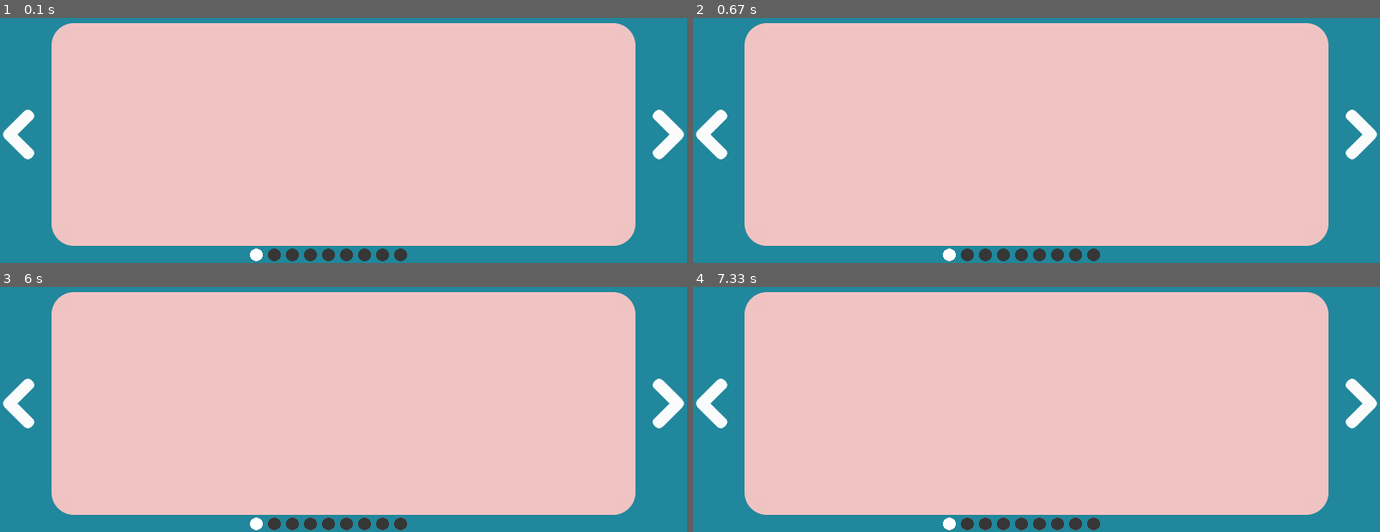
Above: before the commit, frames 1-4 (two rows, left to right).
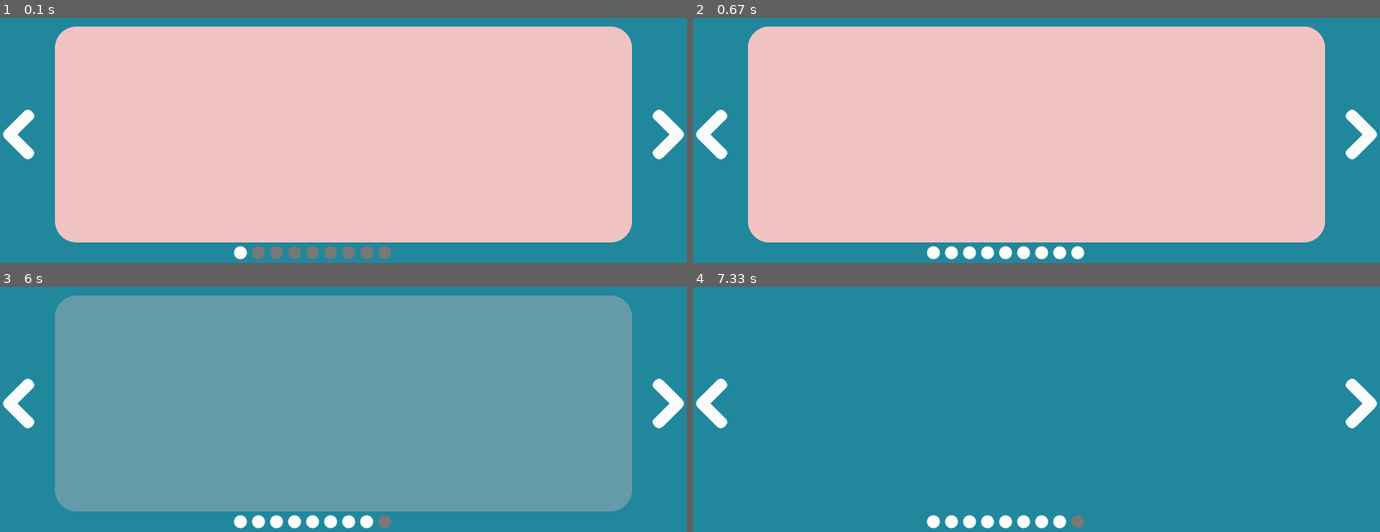
Above: after the commit, the same moments.

Repository: anxuae/pygame-imslider
Game: pygame game, started from pygame_imslider/examples/fade.py
The game is run twice, just before and just after one commit, with the same random seed, the same clock (stepped at 60 frames per second) and the same inputs.
Inputs (mouse positions are in pixels of both pictures, inside the frame that each line leads up to):
- Up to frame 1 (0.1 s): no input
- Up to frame 2 (0.67 s): press the mouse at (1077, 253) at 0.37 s; move the mouse to (1132, 152) at 0.47 s; release the mouse at (1187, 54) at 0.6 s
- Up to frame 3 (6 s): click (487, 370) at 1.22 s; press the mouse at (13, 404) at 1.53 s; move the mouse to (103, 443) at 1.63 s; release the mouse at (192, 483) at 1.77 s; press the mouse at (240, 522) at 2.37 s; move the mouse to (329, 424) at 2.47 s; release the mouse at (419, 328) at 2.6 s; click (673, 404) at 3.22 s; press the mouse at (329, 522) at 4.03 s; move the mouse to (343, 502) at 4.13 s; release the mouse at (357, 485) at 4.27 s; press the mouse at (364, 522) at 4.87 s; move the mouse to (467, 460) at 4.97 s; release the mouse at (563, 397) at 5.1 s; press the mouse at (364, 522) at 5.7 s; move the mouse to (384, 451) at 5.8 s; release the mouse at (405, 380) at 5.93 s
- Up to frame 4 (7.33 s): no input

The runs differ from the first frame. In frame 1, 4.3% of the frame differs, in the area x 7-93%, y 2-100%; in frame 2, 4.2%; in frame 3, 78%; in frame 4, 78%.

Commit message:
Add active page indication

Diff:
--- a/pygame_imslider/examples/default.py
+++ b/pygame_imslider/examples/default.py
@@ -11,7 +11,7 @@
     print('Current index : %s' % index)
 
 
-def main(test=False, images=[], parameters={}):
+def main(test=False, images=[], parameters={}, resize=False):
     """ Main program.
 
     :param test: Indicate function is being tested
@@ -21,7 +21,10 @@
 
     # Init pygame
     pygame.init()
-    screen = pygame.display.set_mode((800, 300))
+    if resize:
+        screen = pygame.display.set_mode((800, 300), pygame.RESIZABLE)
+    else:
+        screen = pygame.display.set_mode((800, 300))
     screen.fill((178, 123, 200))
 
     # Create keyboard
--- a/pygame_imslider/layouts.py
+++ b/pygame_imslider/layouts.py
@@ -7,7 +7,7 @@
 
 class SlidesLayout(pygame.sprite.LayeredDirty):
 
-    def __init__(self, per_page, focus, padding=20):
+    def __init__(self, per_page, focus, padding=24):
         super(SlidesLayout, self).__init__()
         self.slides = []
         self.rect = pygame.Rect((0, 0), (10, 10))
@@ -192,7 +192,12 @@
             last_pos_x = slide.rect.right + self.padding
 
         sprites = self.get_x_ordered_slides()
-        step = sprites.index(current) - sprites.index(self.slides[self.selection])
+        current_idx = sprites.index(current)
+        selected_idx = sprites.index(self.slides[self.selection])
+        if current_idx <= selected_idx:
+            step = current_idx - selected_idx
+        else:
+            step = current_idx - len(sprites) + selected_idx
 
         # Clone slides to complete the sprites list
         right_hidden = len(sprites[sprites.index(visibles[-1]) + 1:])
--- a/pygame_imslider/renderers.py
+++ b/pygame_imslider/renderers.py
@@ -1,7 +1,6 @@
 # -*- coding: utf-8 -*-
 
 import pygame
-from pygame import gfxdraw
 
 
 def colorize(image, color):
@@ -111,7 +110,7 @@
         """VKeyboardStyle default constructor.
 
         Some parameters take a list of color tuples, one per state.
-        The states are: (released, pressed)
+        The states are: (default, pressed, selected)
 
         :param arrow_color: RGB tuple for arrow color (one tuple per state)
         :param dot_color: RGB tuple for dot color (one tuple per state)
@@ -148,22 +147,30 @@
             surface.fill(self.background_color)
         surface.blit(scaled, scaled.get_rect(center=surface.get_rect().center))
 
-    def draw_dot(self, surface, selected):
+    def draw_dot(self, surface, image, selected, pressed):
         """Draw a dot.
 
         :param surface: surface background should be drawn in
         :type surface: :py:class:`pygame.Surface`
-        :param selected: the slide is selected/focused
+        :param selected: the dot is selected/focused
         :type selected: bool
-        """
-        rect = surface.get_rect()
-        if selected:
-            color = self.dot_color[1]
-        else:
-            color = self.dot_color[0]
-        # Because anti-aliased filled circle doesn't exist
-        gfxdraw.aacircle(surface, rect.centerx, rect.centery, int(rect.width * 0.9 // 2), color)
-        gfxdraw.filled_circle(surface, rect.centerx, rect.centery, int(rect.width * 0.9 // 2), color)
+        :param pressed: the dote is pressed
+        :type pressed: bool
+        """
+        if pressed:
+            dot = colorize(image, self.dot_color[1])
+        elif selected:
+            dot = colorize(image, self.dot_color[2])
+        else:
+            dot = colorize(image, self.dot_color[0])
+        fit_to_rect = dot.get_rect().fit(surface.get_rect())
+        fit_to_rect.center = surface.get_rect().center
+        scaled = pygame.transform.smoothscale(dot, fit_to_rect.size)
+        if self.background_color is None:
+            surface.fill((255, 255, 255, 0))
+        else:
+            surface.fill(self.background_color)
+        surface.blit(scaled, scaled.get_rect(center=surface.get_rect().center))
 
     def draw_slide(self, surface, image, selected):
         """Draw a slide.
@@ -198,7 +205,7 @@
 
 ImSliderRenderer.DEFAULT = ImSliderRenderer(
     arrow_color=((255, 255, 255), (54, 54, 54)),
-    dot_color=((54, 54, 54), (255, 255, 255)),
+    dot_color=((120, 120, 120), (54, 54, 54), (255, 255, 255)),
     slide_color=(242, 195, 195),
     selection_color=(245, 95, 76),
     background_color=(32, 135, 156),
@@ -206,7 +213,7 @@
 
 ImSliderRenderer.DARK = ImSliderRenderer(
     arrow_color=((182, 183, 184), (124, 183, 62)),
-    dot_color=((124, 183, 62), (182, 183, 184)),
+    dot_color=((180, 220, 130), (124, 183, 62), (182, 183, 184)),
     slide_color=(255, 255, 255),
     selection_color=(124, 183, 62),
     background_color=(0, 0, 0),
--- a/pygame_imslider/slider.py
+++ b/pygame_imslider/slider.py
@@ -7,6 +7,8 @@
 from .sprites import Background, Arrow, Slide, Dot
 from .renderers import ImSliderRenderer
 
+HERE = osp.dirname(osp.abspath(__file__))
+
 # Joystick controls
 JOYHAT_UP = (0, 1)
 JOYHAT_LEFT = (-1, 0)
@@ -29,17 +31,17 @@
     :type size: tuple
     :param stype: determine a slider type
     :type stype: str
-    :param per_page: determine how many slides should be displayed per page. In
-                     "fade" stype, this option is ignored.
+    :param per_page: determine how many slides should be displayed per page. If
+                     stype=STYPE_FADE, this option is ignored.
     :type per_page: int
     :param per_move: determine how many slides should be moved when a slider goes
-                     to next or perv. In "fade" stype, this option is ignored.
+                     to next or perv. If stype=STYPE_FADE, this option is ignored.
     :type per_move: int
     :param focus: determine which slide should be focused if there are multiple
                   slides in a page. A string "center" is acceptable for centering slides.
     :type focus: bool or str
     :param rewind: whether to rewind a slider before the first slide or after the
-                   last one. In "loop" stype, this option is ignored.
+                   last one. If stype=STYPE_LOOP, this option is ignored.
     :type rewind: bool
     :param speed: transition duration in seconds.
     :type speed: int
@@ -50,7 +52,7 @@
     """
 
     def __init__(self, size, stype=STYPE_SLIDE, per_page=1, per_move=0, focus=True,
-                 rewind=False, speed=0.5, renderer=ImSliderRenderer.DEFAULT, callback=None):
+                 rewind=False, speed=0.4, renderer=ImSliderRenderer.DEFAULT, callback=None):
         self._per_page = per_page
         self._per_move = per_move
         self.clock = pygame.time.Clock()
@@ -71,9 +73,8 @@
         self.renderer = renderer
         self.background = Background(self.renderer)
 
-        here = osp.dirname(osp.abspath(__file__))
-        self.arrows = (Arrow(osp.join(here, "left.png"), self.renderer),
-                       Arrow(osp.join(here, "right.png"), self.renderer))
+        self.arrows = (Arrow(osp.join(HERE, "left.png"), self.renderer),
+                       Arrow(osp.join(HERE, "right.png"), self.renderer))
         self.pressed_repeat_time = 0.4
 
         self.sprites = pygame.sprite.LayeredDirty()
@@ -107,28 +108,53 @@
         self.layout.set_selection(pos=0)
 
         self.sprites.remove_sprites_of_layer(2)
+        self.setup_pagination()
+
+        self.update_arrows()
+        self.update_pages()
+
+    def set_eraser(self, surface):
+        """Setup the surface used to hide/clear the slider.
+        """
+        self.eraser = surface.copy()
+        self.sprites.clear(surface, self.eraser)
+        self.layout.clear(surface, self.background.image)
+
+    def setup_pagination(self):
+        """Setup pagination indication (one dot per page).
+        """
         nbr_pages = int(math.ceil(len(self.layout.slides) / self.per_page))
         x_margin = 5
         x = self.background.rect.centerx - (nbr_pages * self.layout.padding + (nbr_pages - 1) * x_margin) // 2
-        y_margin = 2
+        y_margin = 4
         y = self.background.rect.bottom - self.layout.padding + y_margin
-        side = self.layout.padding - 2 * y_margin
-        for i in range(nbr_pages):
-            dot = Dot(self.renderer)
-            dot.set_size(side, side)
+        dot_radius = self.layout.padding - 2 * y_margin
+        dots = self.sprites.get_sprites_from_layer(2)
+
+        # Update size of existing dots
+        for dot in dots:
+            dot.set_size(dot_radius, dot_radius)
             dot.set_position(x, y)
+            x += dot.rect.width + x_margin
+
+        # Add missing dots
+        for i in range(max(0, nbr_pages - len(dots))):
+            dot = Dot(osp.join(HERE, "dot.png"), self.renderer)
             self.sprites.add(dot, layer=2)
+            dot.set_size(dot_radius, dot_radius)
+            dot.set_position(x, y)
             x += dot.rect.width + x_margin
 
-        self.update_arrows()
-        self.update_dots()
-
-    def set_eraser(self, surface):
-        """Setup the surface used to hide/clear the slider.
-        """
-        self.eraser = surface.copy()
-        self.sprites.clear(surface, self.eraser)
-        self.layout.clear(surface, self.background.image)
+    def get_page_at(self, position):
+        """Retrieve if any page-dot is located at the given position.
+
+        :param position: position to check key at.
+        :return: page index if any at the given position, None otherwise.
+        """
+        for sprite in self.sprites.get_sprites_at(position):
+            if isinstance(sprite, Dot):
+                return self.sprites.get_sprites_from_layer(2).index(sprite)
+        return None
 
     def get_rect(self):
         """Return slider rect."""
@@ -140,13 +166,17 @@
 
     def set_index(self, index):
         """Set the current index."""
-        assert 0 <= index < len(self.layout.slides)
+        assert 0 <= index < len(self.layout.slides), "Invalid index '{}'".format(index)
         current = self.layout.selection
         self.layout.set_selection(pos=index)
         if current < index:
             self.layout.got_to_selection_forward(self.speed, self.focus == 'center')
         else:
             self.layout.got_to_selection_backward(self.speed, self.focus == 'center')
+        self.update_arrows()
+        self.update_pages()
+        if self.callback:
+            self.callback(self.layout.selection)
 
     def set_size(self, width, height):
         """Resize the images slider according to the given size.
@@ -172,6 +202,8 @@
         self.layout.set_position(self.background.rect.x + arrow_width, self.background.rect.y)
         self.layout.set_size(self.size[0] - 2 * arrow_width, self.size[1])
 
+        self.setup_pagination()
+
         if self.sprites.get_clip() != self.background.rect:
             # Changing the clipping area will force update of all
             # sprites without using "dirty mechanism"
@@ -245,6 +277,11 @@
                 elif self.arrows[1].visible and self.arrows[1].rect.collidepoint(event.pos):
                     self.on_next()
 
+                page = self.get_page_at(event.pos)
+                if page is not None:
+                    print(page)
+                    self.set_index(self.per_page * page)
+
             elif event.type == pygame.FINGERDOWN:
                 display_size = pygame.display.get_surface().get_size()
                 finger_pos = (event.x * display_size[0], event.y * display_size[1])
@@ -252,6 +289,10 @@
                     self.on_previous()
                 elif self.arrows[1].visible and self.arrows[1].rect.collidepoint(finger_pos):
                     self.on_next()
+
+                page = self.get_page_at(event.pos)
+                if page is not None:
+                    self.set_index(self.per_page * page)
 
             elif event.type == pygame.JOYHATMOTION:
                 if self.arrows[0].visible and event.value == JOYHAT_LEFT:
@@ -282,7 +323,7 @@
             if self.layout.selection != self.layout.last_idx and not self.arrows[1].visible:
                 self.arrows[1].visible = 1
 
-    def update_dots(self):
+    def update_pages(self):
         """Update pages indication.
         """
         current_page = self.layout.selection // self.per_page + 1
@@ -311,7 +352,7 @@
             self.layout.got_to_selection_backward(self.speed, self.focus == 'center')
 
         self.update_arrows()
-        self.update_dots()
+        self.update_pages()
         if self.callback:
             self.callback(self.layout.selection)
 
@@ -332,6 +373,6 @@
             self.layout.got_to_selection_forward(self.speed, self.focus == 'center')
 
         self.update_arrows()
-        self.update_dots()
+        self.update_pages()
         if self.callback:
             self.callback(self.layout.selection)
--- a/pygame_imslider/sprites.py
+++ b/pygame_imslider/sprites.py
@@ -143,12 +143,18 @@
 
 class Dot(pygame.sprite.DirtySprite):
 
-    def __init__(self, renderer):
+    image_source = None
+
+    def __init__(self, dot_path, renderer):
         super(Dot, self).__init__()
         self.renderer = renderer
+        self.pressed = 0
         self.selected = 0
         self.rect = pygame.Rect((0, 0), (10, 10))
         self.image = pygame.Surface(self.rect.size, pygame.SRCALPHA, 32)
+        if not Dot.image_source:
+            # Load image only one time to save memory
+            Dot.image_source = pygame.image.load(dot_path)
 
     def set_position(self, x, y):
         """Set the dot position.
@@ -173,7 +179,7 @@
         if self.rect.size != (width, height):
             self.rect.size = (width, height)
             self.image = pygame.Surface(self.rect.size, pygame.SRCALPHA, 32)
-            self.renderer.draw_dot(self.image, self.selected)
+            self.renderer.draw_dot(self.image, self.image_source, self.selected, self.pressed)
             self.dirty = 1
 
     def set_selected(self, state):
@@ -184,8 +190,45 @@
         """
         if self.selected != int(state):
             self.selected = int(state)
-            self.renderer.draw_dot(self.image, self.selected)
-            self.dirty = 1
+            self.renderer.draw_dot(self.image, self.image_source, self.selected, self.pressed)
+            self.dirty = 1
+
+    def set_pressed(self, state):
+        """Set the dot pressed state (1 for pressed, 0 for released)
+        and redraws it.
+
+        :param state: new arrow state.
+        """
+        if self.pressed != int(state):
+            self.pressed = int(state)
+            self.renderer.draw_dot(self.image, self.image_source, self.selected, self.pressed)
+            self.dirty = 1
+
+    def update(self, events, dt):
+        """Pygame events processing method.
+
+        :param events: list of events to process.
+        :type events: list
+        :param dt: elapsed time since last call
+        :type dt: int
+        """
+        for event in events:
+            if event.type == pygame.MOUSEBUTTONDOWN\
+                    and event.button in (1, 2, 3):
+                # Don't consider the mouse wheel (button 4 & 5):
+                if self.rect.collidepoint(event.pos) and self.visible:
+                    self.set_pressed(1)
+            elif event.type == pygame.MOUSEBUTTONUP\
+                    and event.button in (1, 2, 3):
+                # Don't consider the mouse wheel (button 4 & 5):
+                self.set_pressed(0)
+            elif event.type == pygame.FINGERDOWN:
+                display_size = pygame.display.get_surface().get_size()
+                finger_pos = (event.x * display_size[0], event.y * display_size[1])
+                if self.rect.collidepoint(finger_pos) and self.visible:
+                    self.set_pressed(1)
+            elif event.type == pygame.FINGERUP:
+                self.set_pressed(0)
 
 
 class Slide(pygame.sprite.DirtySprite):
Binary file added: pygame_imslider/dot.png
